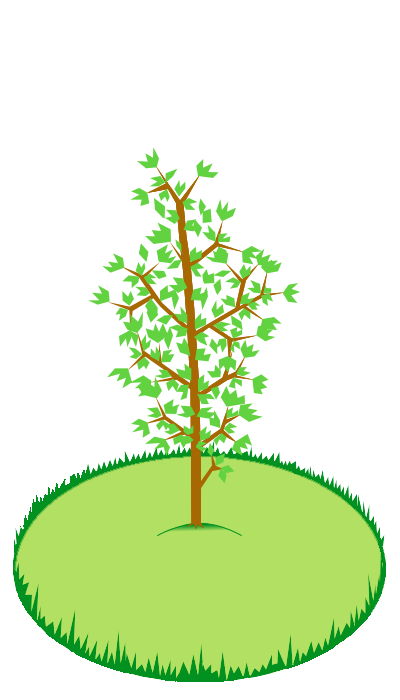
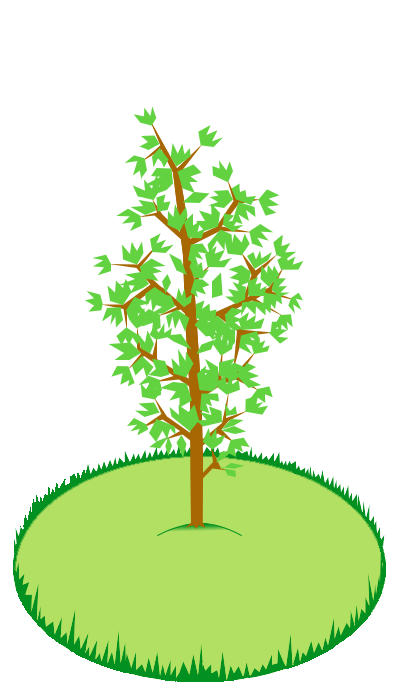
The second 400×700 image is a revision of the first. Changes to its layers:
added layer "дерево - 16" in group "Группа слоёв" over [85, 106, 304, 530]
hid "дерево - 15" over [88, 147, 300, 530]
